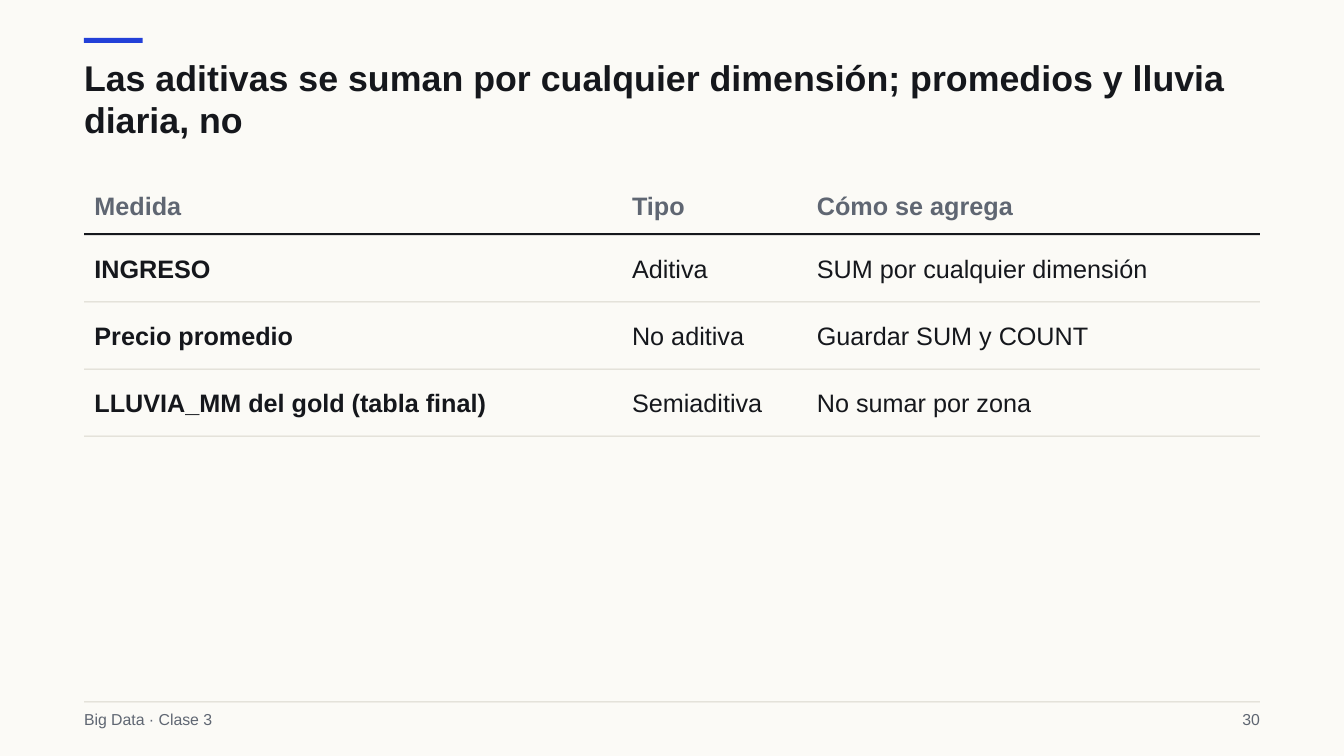
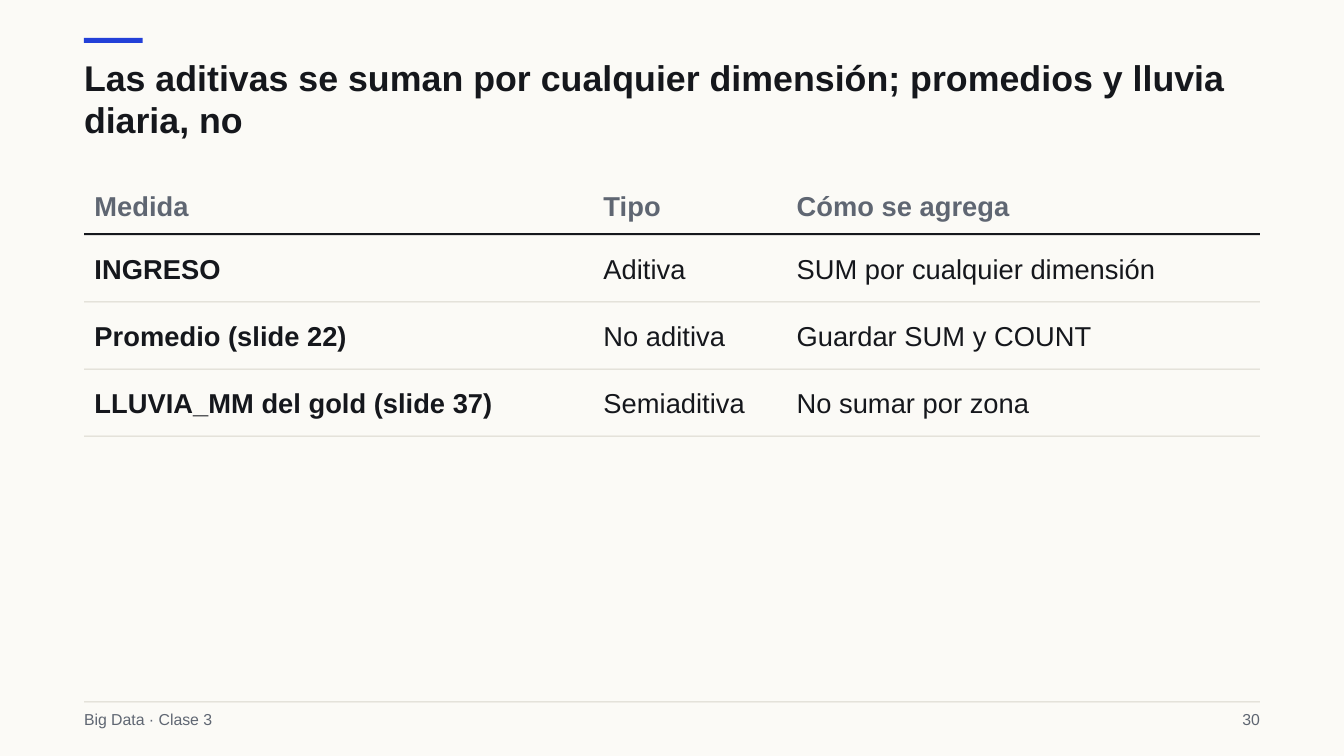
Before and after one commit to Apaezc/bigdata-udem-2026, a slide deck: slide 30 of curso/clase03/deck/slides.pptx. Drawn at 1344x756 pixels with LibreOffice and Linux fonts; fonts in the diff are those of the drawing. Boxes give left, top, right and bottom in pixels: in the first picture for what was removed or moved away, otherwise in the second. Text is boxed around its words. In the diff, an @@ line names an element or a change of style, - is before the commit and + after.

```diff
--- a/curso/clase03/deck/slides.pptx
+++ b/curso/clase03/deck/slides.pptx
@@ size 18 to 19.5 pt; line spacing 20.7pt to 22.4pt in 10 elements at [797, 196, 1010, 220], [797, 259, 1156, 283], [797, 326, 1091, 351], [797, 394, 1029, 418], [94, 196, 188, 216], [94, 260, 220, 280], [603, 259, 685, 280], [603, 326, 725, 347], [603, 393, 744, 414], [603, 196, 660, 220] @@
@@ text "Tipo": place and size @@
-text "Tipo" at [632, 197, 685, 220]
+text "Tipo" at [603, 196, 660, 220]
@@ text "Cómo se agrega": place and size @@
-text "Cómo se agrega" at [817, 196, 1013, 220]
+text "Cómo se agrega" at [797, 196, 1010, 220]
@@ text "Aditiva": place and size @@
-text "Aditiva" at [632, 259, 708, 279]
+text "Aditiva" at [603, 259, 685, 280]
@@ text "SUM por cualquier dimensión": place and size @@
-text "SUM por cualquier dimensión" at [817, 259, 1147, 283]
+text "SUM por cualquier dimensión" at [797, 259, 1156, 283]
@@ text at [94, 326, 347, 351]: text changed; size 18 to 19.5 pt @@
-Precio promedio
+Promedio (slide 22)
@@ text "No aditiva": place and size @@
-text "No aditiva" at [632, 326, 744, 346]
+text "No aditiva" at [603, 326, 725, 347]
@@ text "Guardar SUM y COUNT": place and size @@
-text "Guardar SUM y COUNT" at [817, 326, 1088, 351]
+text "Guardar SUM y COUNT" at [797, 326, 1091, 351]
@@ text "Semiaditiva": place and size @@
-text "Semiaditiva" at [632, 393, 762, 413]
+text "Semiaditiva" at [603, 393, 744, 414]
@@ text "No sumar por zona": place and size @@
-text "No sumar por zona" at [817, 394, 1031, 418]
+text "No sumar por zona" at [797, 394, 1029, 418]
@@ text at [94, 393, 492, 418]: text changed; size 18 to 19.5 pt @@
-LLUVIA_MM del gold (tabla final)
+LLUVIA_MM del gold (slide 37)
```
Also in this commit, not shown: 10 other slides changed, 1 slide added, 1 slide removed, 13 other files.
